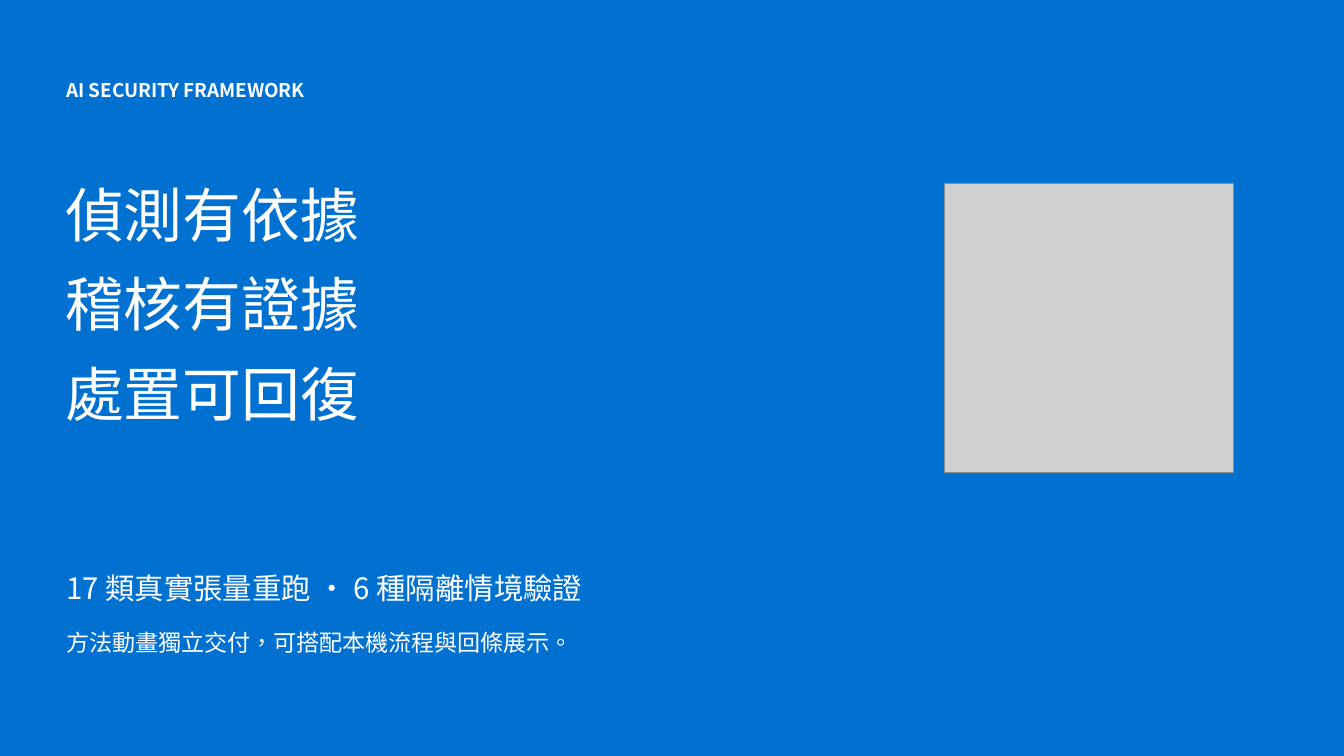
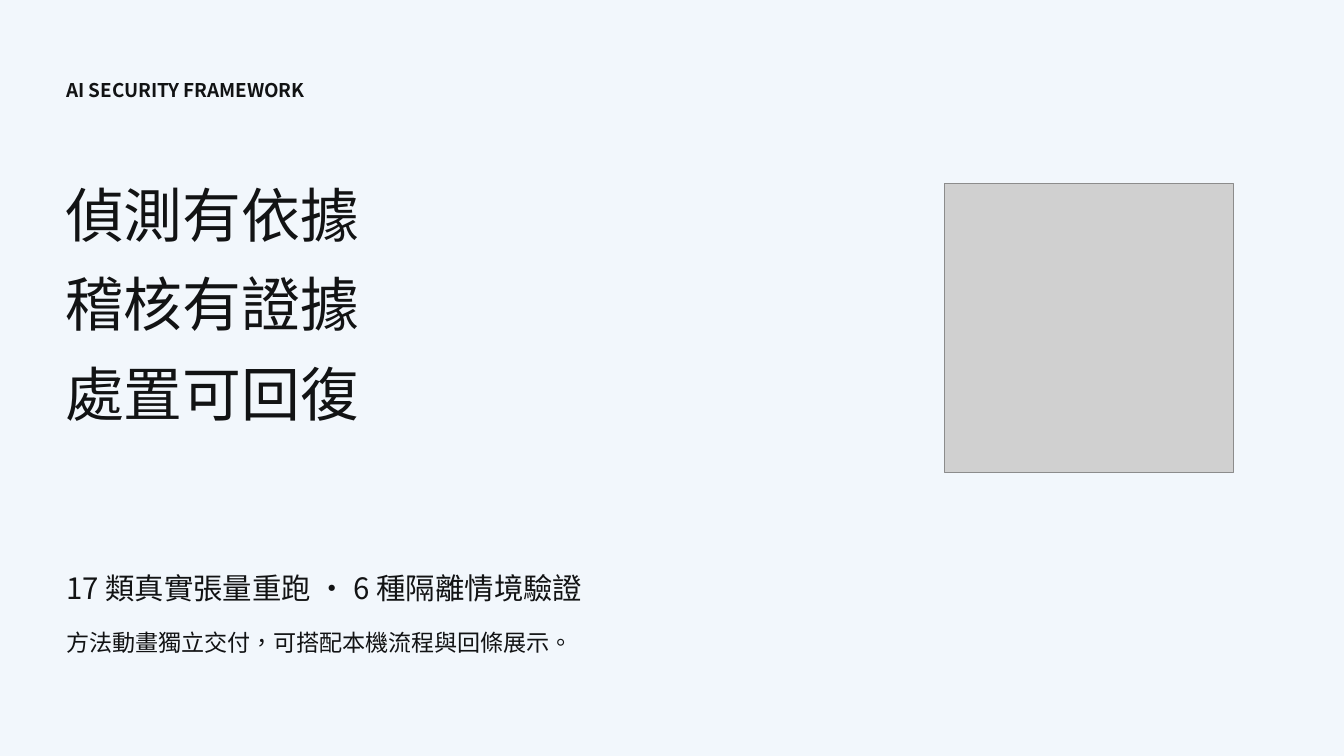
Before and after one commit to Lily09-project/innoserve-competition, a slide deck: slide 8 of deliverables/決賽簡報_AI資安框架.pptx. Drawn at 1344x756 pixels with LibreOffice and Linux fonts; fonts in the diff are those of the drawing; grey boxes stand for pictures. Boxes give left, top, right and bottom in pixels: in the first picture for what was removed or moved away, otherwise in the second. Text is boxed around its words. In the diff, an @@ line names an element or a change of style, - is before the commit and + after.

```diff
--- a/deliverables/決賽簡報_AI資安框架.pptx
+++ b/deliverables/決賽簡報_AI資安框架.pptx
@@ background #0070D1 to #F2F7FC @@
@@ text colour #FFFFFF to #121314 in 6 elements at (x1=66, y1=82, x2=305, y2=98), (x1=65, y1=187, x2=359, y2=242), (x1=65, y1=276, x2=359, y2=331), (x1=65, y1=366, x2=359, y2=421), (x1=66, y1=574, x2=583, y2=602), (x1=66, y1=631, x2=572, y2=653) @@
```
Also in this commit, not shown: 4 other slides changed, 31 other files.
